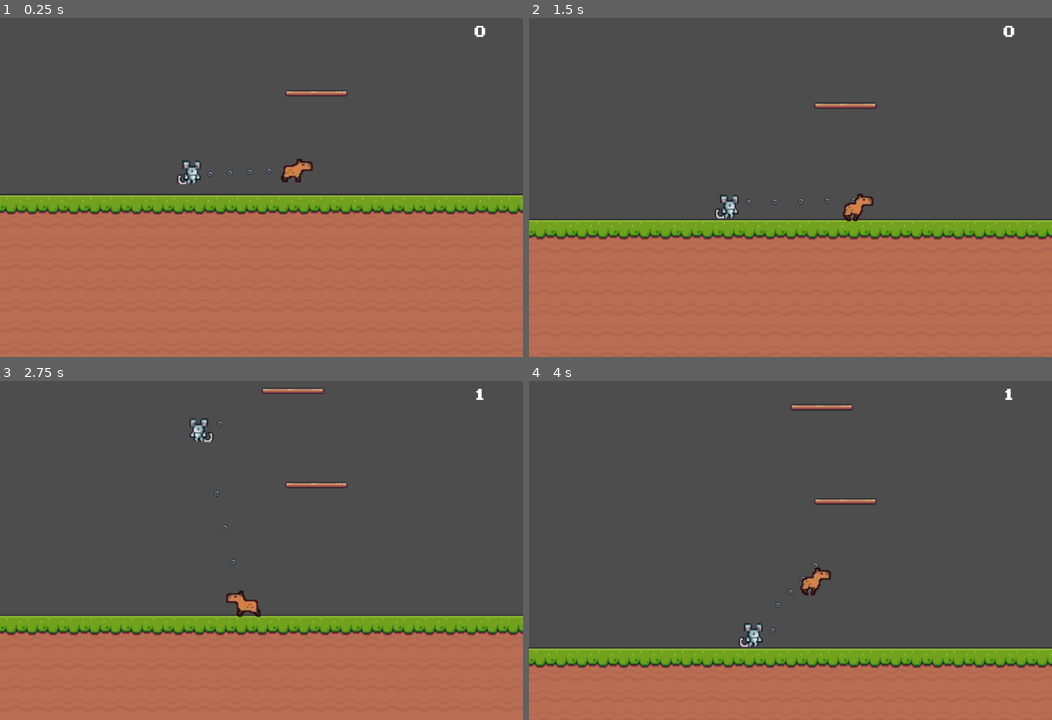
Above: before the commit, frames 1-4 (two rows, left to right).
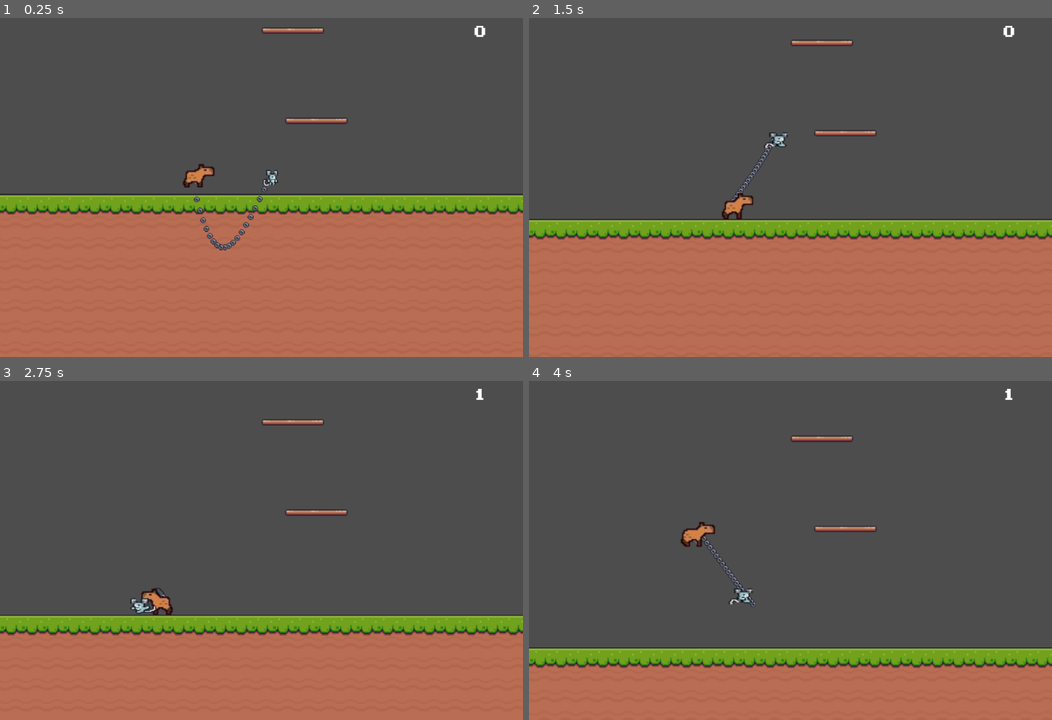
Above: after the commit, the same moments.

Repository: MarinVLT/jump-together
Game: Godot game, scene res://scenes/main.tscn
Same seed, same stepped clock (60 frames per second), same inputs: the game is played once before the commit and once after it. The project has no main scene, so this scene is started directly.
Inputs:
- Up to frame 1 (0.25 s): no input
- Up to frame 2 (1.5 s): tap Enter at 0.5 s; hold Right (ui_right) from 0.53 s (still down); tap A (a) at 0.6 s; tap Up (ui_up) at 0.77 s; tap D (d) at 0.8, 1.35 s
- Up to frame 3 (2.75 s): tap Up (ui_up) at 1.52 s; tap W (w) at 1.55, 2.1 s; release Right (ui_right) at 2.03 s; hold Left (ui_left) from 2.03 s (still down); tap A (a) at 2.3 s
- Up to frame 4 (4 s): release Left (ui_left) at 2.78 s; hold Right (ui_right) from 2.78 s (still down); tap A (a) at 2.85 s; tap Up (ui_up) at 3.02, 3.77 s; tap D (d) at 3.05, 3.6 s; tap W (w) at 3.8 s

The runs differ from the first frame. In frame 1, 1.6% of the frame differs, in the area x 33-67%, y 3-69%; in frame 2, 1.5%; in frame 3, 1.7%; in frame 4, 1.8%, in the area x 29-67%, y 6-79%.

Commit message:
tentando ajustar corrente

Diff:
--- a/actors/BreakablePlatform.tscn
+++ b/actors/BreakablePlatform.tscn
@@ -63,7 +63,7 @@
 [node name="AnimatedSprite2D" type="AnimatedSprite2D" parent="."]
 sprite_frames = SubResource("SpriteFrames_7ja7e")
 animation = &"break"
-frame_progress = 0.175703
+frame_progress = 0.1607
 
 [node name="CollisionShape2D" type="CollisionShape2D" parent="."]
 shape = SubResource("RectangleShape2D_ij3mi")
--- a/actors/player_1.tscn
+++ b/actors/player_1.tscn
@@ -1,77 +1,56 @@
-[gd_scene load_steps=16 format=3 uid="uid://jedi2p65mqw0"]
+[gd_scene load_steps=12 format=3 uid="uid://jedi2p65mqw0"]
 
 [ext_resource type="Script" path="res://scripts/player1.gd" id="1_q3wy0"]
-[ext_resource type="Texture2D" uid="uid://gmkgd7ktr72" path="res://assets/Persongens/capivara/mini_capy-removebg-preview.png" id="2_8shjv"]
+[ext_resource type="Texture2D" uid="uid://cnspht0w2bbx1" path="res://assets/Persongens/rato/MouseSpritesheet.png" id="3_4dspn"]
 
-[sub_resource type="AtlasTexture" id="AtlasTexture_81lft"]
-atlas = ExtResource("2_8shjv")
-region = Rect2(169, 191, 32, 21)
+[sub_resource type="CapsuleShape2D" id="CapsuleShape2D_4oyjn"]
+radius = 5.0
+height = 12.0
 
-[sub_resource type="AtlasTexture" id="AtlasTexture_dfoxk"]
-atlas = ExtResource("2_8shjv")
-region = Rect2(137, 191, 32, 21)
+[sub_resource type="AtlasTexture" id="AtlasTexture_21pbf"]
+atlas = ExtResource("3_4dspn")
+region = Rect2(11, 371, 25, 30)
 
-[sub_resource type="AtlasTexture" id="AtlasTexture_a3ksk"]
-atlas = ExtResource("2_8shjv")
-region = Rect2(105, 191, 32, 21)
+[sub_resource type="AtlasTexture" id="AtlasTexture_5y171"]
+atlas = ExtResource("3_4dspn")
+region = Rect2(61, 371, 25, 30)
 
-[sub_resource type="AtlasTexture" id="AtlasTexture_5wpam"]
-atlas = ExtResource("2_8shjv")
-region = Rect2(73, 191, 32, 21)
+[sub_resource type="AtlasTexture" id="AtlasTexture_befbj"]
+atlas = ExtResource("3_4dspn")
+region = Rect2(11, 371, 25, 30)
 
-[sub_resource type="AtlasTexture" id="AtlasTexture_em3y8"]
-atlas = ExtResource("2_8shjv")
-region = Rect2(41, 191, 32, 21)
+[sub_resource type="AtlasTexture" id="AtlasTexture_m5f0r"]
+atlas = ExtResource("3_4dspn")
+region = Rect2(12, 3, 20, 30)
 
-[sub_resource type="AtlasTexture" id="AtlasTexture_15fw1"]
-atlas = ExtResource("2_8shjv")
-region = Rect2(45, 253, 33, 24)
+[sub_resource type="AtlasTexture" id="AtlasTexture_edvd7"]
+atlas = ExtResource("3_4dspn")
+region = Rect2(59, 3, 20, 30)
 
-[sub_resource type="AtlasTexture" id="AtlasTexture_j7myo"]
-atlas = ExtResource("2_8shjv")
-region = Rect2(45, 254, 33, 24)
+[sub_resource type="AtlasTexture" id="AtlasTexture_5cyaf"]
+atlas = ExtResource("3_4dspn")
+region = Rect2(107, 3, 20, 30)
 
-[sub_resource type="AtlasTexture" id="AtlasTexture_yryfd"]
-atlas = ExtResource("2_8shjv")
-region = Rect2(78, 254, 33, 24)
+[sub_resource type="AtlasTexture" id="AtlasTexture_4igvc"]
+atlas = ExtResource("3_4dspn")
+region = Rect2(156, 3, 20, 30)
 
-[sub_resource type="AtlasTexture" id="AtlasTexture_yobfg"]
-atlas = ExtResource("2_8shjv")
-region = Rect2(111, 254, 33, 24)
-
-[sub_resource type="AtlasTexture" id="AtlasTexture_vyp73"]
-atlas = ExtResource("2_8shjv")
-region = Rect2(144, 254, 33, 24)
-
-[sub_resource type="AtlasTexture" id="AtlasTexture_v3qnx"]
-atlas = ExtResource("2_8shjv")
-region = Rect2(177, 254, 33, 24)
-
-[sub_resource type="SpriteFrames" id="SpriteFrames_dpata"]
+[sub_resource type="SpriteFrames" id="SpriteFrames_m8qiw"]
 animations = [{
 "frames": [{
 "duration": 1.0,
-"texture": SubResource("AtlasTexture_81lft")
+"texture": SubResource("AtlasTexture_21pbf")
 }, {
 "duration": 1.0,
-"texture": SubResource("AtlasTexture_dfoxk")
-}, {
-"duration": 1.0,
-"texture": SubResource("AtlasTexture_a3ksk")
-}, {
-"duration": 1.0,
-"texture": SubResource("AtlasTexture_5wpam")
-}, {
-"duration": 1.0,
-"texture": SubResource("AtlasTexture_em3y8")
+"texture": SubResource("AtlasTexture_5y171")
 }],
 "loop": true,
 "name": &"idle",
-"speed": 5.0
+"speed": 3.0
 }, {
 "frames": [{
 "duration": 1.0,
-"texture": SubResource("AtlasTexture_15fw1")
+"texture": SubResource("AtlasTexture_befbj")
 }],
 "loop": true,
 "name": &"jump",
@@ -79,38 +58,33 @@
 }, {
 "frames": [{
 "duration": 1.0,
-"texture": SubResource("AtlasTexture_j7myo")
+"texture": SubResource("AtlasTexture_m5f0r")
 }, {
 "duration": 1.0,
-"texture": SubResource("AtlasTexture_yryfd")
+"texture": SubResource("AtlasTexture_edvd7")
 }, {
 "duration": 1.0,
-"texture": SubResource("AtlasTexture_yobfg")
+"texture": SubResource("AtlasTexture_5cyaf")
 }, {
 "duration": 1.0,
-"texture": SubResource("AtlasTexture_vyp73")
-}, {
-"duration": 1.0,
-"texture": SubResource("AtlasTexture_v3qnx")
+"texture": SubResource("AtlasTexture_4igvc")
 }],
 "loop": true,
 "name": &"run",
-"speed": 10.0
+"speed": 8.0
 }]
-
-[sub_resource type="CapsuleShape2D" id="CapsuleShape2D_4oyjn"]
-radius = 7.0
-height = 16.0
 
 [node name="player1" type="CharacterBody2D"]
 position = Vector2(179, 593)
 script = ExtResource("1_q3wy0")
 
-[node name="anim" type="AnimatedSprite2D" parent="."]
-sprite_frames = SubResource("SpriteFrames_dpata")
-animation = &"idle"
-
 [node name="collision" type="CollisionShape2D" parent="."]
-position = Vector2(0, 2)
+position = Vector2(-1, -1)
 shape = SubResource("CapsuleShape2D_4oyjn")
 one_way_collision_margin = 0.0
+
+[node name="animRato" type="AnimatedSprite2D" parent="."]
+position = Vector2(-1.125, -4.5762)
+scale = Vector2(0.63, 0.694923)
+sprite_frames = SubResource("SpriteFrames_m8qiw")
+animation = &"run"
--- a/actors/player_2.tscn
+++ b/actors/player_2.tscn
@@ -1,52 +1,77 @@
-[gd_scene load_steps=12 format=3 uid="uid://bac252o8a2l0s"]
+[gd_scene load_steps=16 format=3 uid="uid://bac252o8a2l0s"]
 
 [ext_resource type="Script" path="res://scripts/player2.gd" id="1_b2m0y"]
-[ext_resource type="Texture2D" uid="uid://cnspht0w2bbx1" path="res://assets/Persongens/rato/MouseSpritesheet.png" id="2_0pf1l"]
+[ext_resource type="Texture2D" uid="uid://gmkgd7ktr72" path="res://assets/Persongens/capivara/mini_capy-removebg-preview.png" id="3_lig81"]
 
-[sub_resource type="AtlasTexture" id="AtlasTexture_21pbf"]
-atlas = ExtResource("2_0pf1l")
-region = Rect2(11, 371, 25, 30)
+[sub_resource type="AtlasTexture" id="AtlasTexture_81lft"]
+atlas = ExtResource("3_lig81")
+region = Rect2(169, 191, 32, 21)
 
-[sub_resource type="AtlasTexture" id="AtlasTexture_5y171"]
-atlas = ExtResource("2_0pf1l")
-region = Rect2(61, 371, 25, 30)
+[sub_resource type="AtlasTexture" id="AtlasTexture_dfoxk"]
+atlas = ExtResource("3_lig81")
+region = Rect2(137, 191, 32, 21)
 
-[sub_resource type="AtlasTexture" id="AtlasTexture_befbj"]
-atlas = ExtResource("2_0pf1l")
-region = Rect2(11, 371, 25, 30)
+[sub_resource type="AtlasTexture" id="AtlasTexture_a3ksk"]
+atlas = ExtResource("3_lig81")
+region = Rect2(105, 191, 32, 21)
 
-[sub_resource type="AtlasTexture" id="AtlasTexture_m5f0r"]
-atlas = ExtResource("2_0pf1l")
-region = Rect2(12, 3, 20, 30)
+[sub_resource type="AtlasTexture" id="AtlasTexture_5wpam"]
+atlas = ExtResource("3_lig81")
+region = Rect2(73, 191, 32, 21)
 
-[sub_resource type="AtlasTexture" id="AtlasTexture_edvd7"]
-atlas = ExtResource("2_0pf1l")
-region = Rect2(59, 3, 20, 30)
+[sub_resource type="AtlasTexture" id="AtlasTexture_em3y8"]
+atlas = ExtResource("3_lig81")
+region = Rect2(41, 191, 32, 21)
 
-[sub_resource type="AtlasTexture" id="AtlasTexture_5cyaf"]
-atlas = ExtResource("2_0pf1l")
-region = Rect2(107, 3, 20, 30)
+[sub_resource type="AtlasTexture" id="AtlasTexture_15fw1"]
+atlas = ExtResource("3_lig81")
+region = Rect2(45, 253, 33, 24)
 
-[sub_resource type="AtlasTexture" id="AtlasTexture_4igvc"]
-atlas = ExtResource("2_0pf1l")
-region = Rect2(156, 3, 20, 30)
+[sub_resource type="AtlasTexture" id="AtlasTexture_j7myo"]
+atlas = ExtResource("3_lig81")
+region = Rect2(45, 254, 33, 24)
 
-[sub_resource type="SpriteFrames" id="SpriteFrames_fwy6h"]
+[sub_resource type="AtlasTexture" id="AtlasTexture_yryfd"]
+atlas = ExtResource("3_lig81")
+region = Rect2(78, 254, 33, 24)
+
+[sub_resource type="AtlasTexture" id="AtlasTexture_yobfg"]
+atlas = ExtResource("3_lig81")
+region = Rect2(111, 254, 33, 24)
+
+[sub_resource type="AtlasTexture" id="AtlasTexture_vyp73"]
+atlas = ExtResource("3_lig81")
+region = Rect2(144, 254, 33, 24)
+
+[sub_resource type="AtlasTexture" id="AtlasTexture_v3qnx"]
+atlas = ExtResource("3_lig81")
+region = Rect2(177, 254, 33, 24)
+
+[sub_resource type="SpriteFrames" id="SpriteFrames_o43wg"]
 animations = [{
 "frames": [{
 "duration": 1.0,
-"texture": SubResource("AtlasTexture_21pbf")
+"texture": SubResource("AtlasTexture_81lft")
 }, {
 "duration": 1.0,
-"texture": SubResource("AtlasTexture_5y171")
+"texture": SubResource("AtlasTexture_dfoxk")
+}, {
+"duration": 1.0,
+"texture": SubResource("AtlasTexture_a3ksk")
+}, {
+"duration": 1.0,
+"texture": SubResource("AtlasTexture_5wpam")
+}, {
+"duration": 1.0,
+"texture": SubResource("AtlasTexture_em3y8")
 }],
 "loop": true,
 "name": &"idle",
-"speed": 3.0
+"speed": 5.0
 }, {
 "frames": [{
 "duration": 1.0,
-"texture": SubResource("AtlasTexture_befbj")
+"texture": SubResource("AtlasTexture_15fw1")
 }],
 "loop": true,
 "name": &"jump",
@@ -54,35 +79,36 @@
 }, {
 "frames": [{
 "duration": 1.0,
-"texture": SubResource("AtlasTexture_m5f0r")
+"texture": SubResource("AtlasTexture_j7myo")
 }, {
 "duration": 1.0,
-"texture": SubResource("AtlasTexture_edvd7")
+"texture": SubResource("AtlasTexture_yryfd")
 }, {
 "duration": 1.0,
-"texture": SubResource("AtlasTexture_5cyaf")
+"texture": SubResource("AtlasTexture_yobfg")
 }, {
 "duration": 1.0,
-"texture": SubResource("AtlasTexture_4igvc")
+"texture": SubResource("AtlasTexture_vyp73")
+}, {
+"duration": 1.0,
+"texture": SubResource("AtlasTexture_v3qnx")
 }],
 "loop": true,
 "name": &"run",
-"speed": 8.0
+"speed": 10.0
 }]
 
-[sub_resource type="CapsuleShape2D" id="CapsuleShape2D_bjt5k"]
-radius = 6.0
-height = 16.0
+[sub_resource type="RectangleShape2D" id="RectangleShape2D_m0tg1"]
+size = Vector2(13, 13)
 
 [node name="player2" type="CharacterBody2D"]
 position = Vector2(226, 597)
 script = ExtResource("1_b2m0y")
 
-[node name="anim" type="AnimatedSprite2D" parent="."]
-position = Vector2(-3, -7.00001)
-scale = Vector2(1, 1.04635)
-sprite_frames = SubResource("SpriteFrames_fwy6h")
+[node name="animCapivara" type="AnimatedSprite2D" parent="."]
+sprite_frames = SubResource("SpriteFrames_o43wg")
 animation = &"run"
 
 [node name="collision" type="CollisionShape2D" parent="."]
-shape = SubResource("CapsuleShape2D_bjt5k")
+position = Vector2(0.5, 3.5)
+shape = SubResource("RectangleShape2D_m0tg1")
--- a/scenes/main.tscn
+++ b/scenes/main.tscn
@@ -960,15 +960,15 @@
 position = Vector2(387, 1)
 
 [node name="Player1" parent="YSort" groups=["players"] instance=ExtResource("2_j6gnq")]
-position = Vector2(399, 153)
+position = Vector2(390, 161)
 
 [node name="Player2" parent="YSort" groups=["players"] instance=ExtResource("3_mwyte")]
 position = Vector2(324, 157)
 
 [node name="PinJoint2D" type="PinJoint2D" parent="YSort"]
 position = Vector2(20, 460)
-node_a = NodePath("../Player2")
-node_b = NodePath("../Player1")
+node_a = NodePath("../Player1")
+node_b = NodePath("../Player2")
 
 [node name="Chain" type="Node2D" parent="YSort"]
 light_mask = 2
--- a/scripts/Chain.gd
+++ b/scripts/Chain.gd
@@ -1,9 +1,10 @@
 extends Node2D
 
-@export var chain_length: int = 5
+@export var chain_length: int = 20  # Aumente a quantidade de nós para melhorar a visibilidade
 @export var link_scene: PackedScene = preload("res://actors/Link.tscn")
 @export var player1_path: NodePath = NodePath("Player1")
 @export var player2_path: NodePath = NodePath("Player2")
+@export var max_spacing: float = 3  # Limite de espaçamento entre os links
 
 var player1: CharacterBody2D
 var player2: CharacterBody2D
@@ -31,7 +32,7 @@
 	var previous_link = player1
 
 	for i in range(chain_length):
-		var link = link_scene.instantiate() as Node2D
+		var link = link_scene.instantiate() as RigidBody2D
 		if link:
 			add_child(link)
 			link.position = lerp(player1.position, player2.position, float(i) / chain_length)
@@ -39,7 +40,6 @@
 			var joint = PinJoint2D.new()
 			joint.node_a = previous_link.get_path()
 			joint.node_b = link.get_path()
-			joint.position = link.position
 			add_child(joint)
 
 			links.append(link)
@@ -47,10 +47,10 @@
 		else:
 			print("Não foi possível instanciar o link.")
 
+	# Cria o último joint para conectar o último link ao player2
 	var joint_last = PinJoint2D.new()
 	joint_last.node_a = previous_link.get_path()
 	joint_last.node_b = player2.get_path()
-	joint_last.position = player2.position
 	add_child(joint_last)
 
 func remove_links():
@@ -66,17 +66,16 @@
 			# Remove links inválidos antes de qualquer outra operação
 			remove_invalid_links()
 
-			if player1 and player2:
-				#print("Player1 position: ", player1.position)
-				#print("Player2 position: ", player2.position)
-				var distance = player1.position.distance_to(player2.position)
+			var distance = player1.position.distance_to(player2.position)
 
-				if distance > (chain_length * 20): # Ajuste o multiplicador conforme necessário
-					var direction = (player2.position - player1.position).normalized()
-					if player1.has_method("set_velocity"):
-						player1.set_velocity(Vector2(direction.x * -50, player1.velocity.y))
-					if player2.has_method("set_velocity"):
-						player2.set_velocity(Vector2(direction.x * 50, player2.velocity.y))
+			# Impede que os jogadores se afastem mais do que o comprimento da corrente
+			if distance > chain_length * max_spacing:
+				var direction = (player2.position - player1.position).normalized()
+
+				# Atualiza as posições dos jogadores para manter a corrente tensionada
+				player1.position = player2.position - direction * (chain_length * max_spacing)
+				player2.position = player1.position + direction * (chain_length * max_spacing)
+
 		else:
 			print("Um ou ambos os jogadores não estão na árvore de nós ou foram removidos.")
 	else:
--- a/scripts/main.gd
+++ b/scripts/main.gd
@@ -90,7 +90,7 @@
 		var platform = load(platform_scene_path).instantiate()
 		if platform:
 			var x_position = randi_range(250, 500)
-			var y_position = last_y_position - randi_range(50, 100)
+			var y_position = last_y_position - randi_range(50, 80)
 			platform.position = Vector2(x_position, y_position)
 			ysort.add_child(platform)
 
--- a/scripts/player1.gd
+++ b/scripts/player1.gd
@@ -2,13 +2,13 @@
 
 const WALK_SPEED = 100.0
 const RUN_SPEED = 200.0
-const JUMP_FORCE = -500.0
+const JUMP_FORCE = -600.0
 
 const SCREEN_HEIGHT = 1152  # Ajuste conforme necessário para corresponder à altura da tela
 
 var gravity = ProjectSettings.get_setting("physics/2d/default_gravity")
 var is_jumping := false
-@onready var animation := $anim as AnimatedSprite2D  # Ajuste se necessário para o seu nó de animação
+@onready var animation := $animRato as AnimatedSprite2D  # Ajuste se necessário para o seu nó de animação
 @onready var chain := $"../Chain" as Node2D  # Referência para a corrente
 
 func _process(delta):
--- a/scripts/player2.gd
+++ b/scripts/player2.gd
@@ -9,7 +9,7 @@
 # Obtém a gravidade das configurações do projeto.
 var gravity = ProjectSettings.get_setting("physics/2d/default_gravity")
 var is_jumping := false
-@onready var animation := $anim as AnimatedSprite2D  # Ajuste se necessário para o seu nó de animação
+@onready var animation := $animCapivara as AnimatedSprite2D  # Ajuste se necessário para o seu nó de animação
 @onready var chain := $"../Chain" as Node2D  # Referência para a corrente
 
 func _process(delta):
